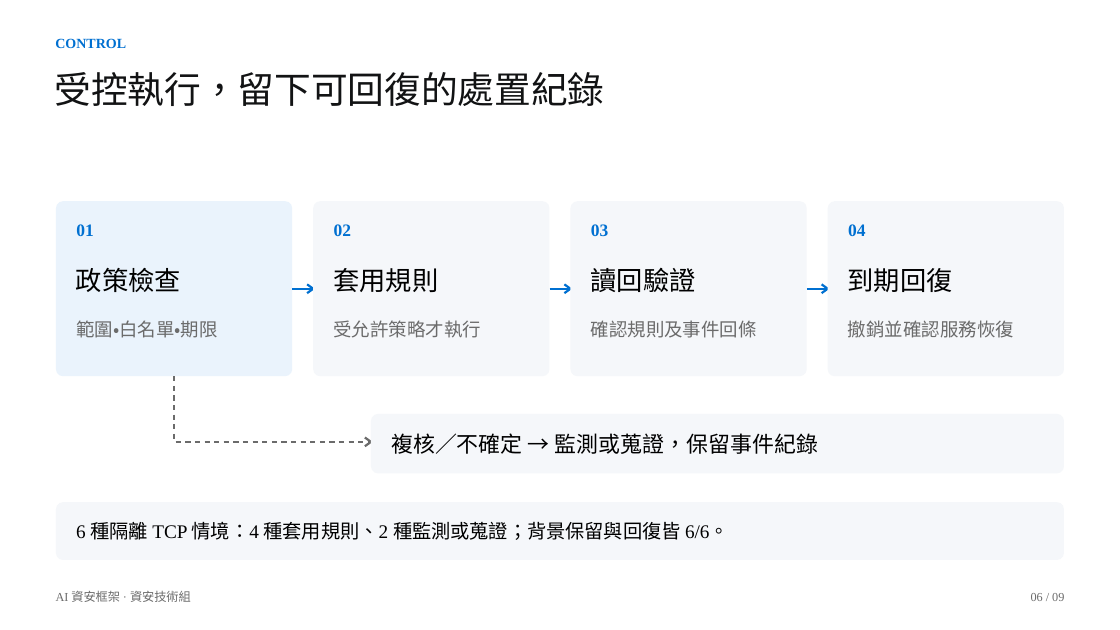
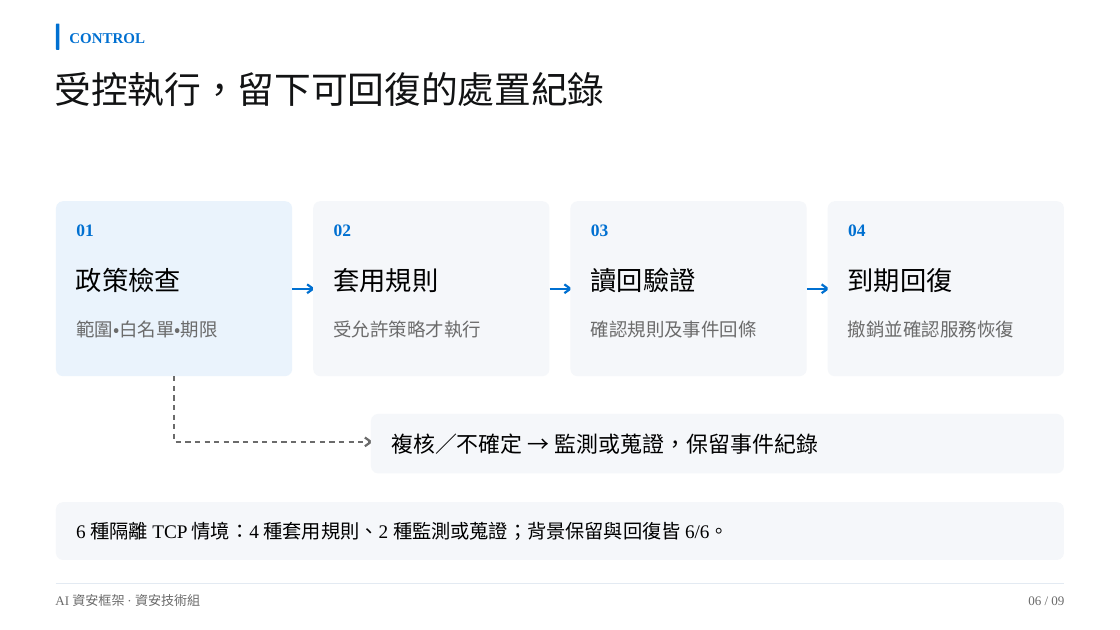
Before and after one commit to Lily09-project/innoserve-competition, a slide deck: slide 6 of deliverables/決賽簡報_AI資安框架.pptx. Drawn at 1120x630 pixels with LibreOffice and Linux fonts; fonts in the diff are those of the drawing. Boxes give left, top, right and bottom in pixels: in the first picture for what was removed or moved away, otherwise in the second. Text is boxed around its words. In the diff, an @@ line names an element or a change of style, - is before the commit and + after.

```diff
--- a/deliverables/決賽簡報_AI資安框架.pptx
+++ b/deliverables/決賽簡報_AI資安框架.pptx
@@ rounded rectangle added at <box>56,24,60,50</box>, fill #0070D1 @@
@@ text "CONTROL": place and size @@
-text "CONTROL" at <box>55,38,126,48</box>
+text "CONTROL" at <box>69,33,145,43</box>
@@ text "CONTROL" at <box>69,33,145,43</box>: size 12 to 12.8 pt @@
@@ text "AI 資安框架 · 資安技術組" at <box>55,594,200,606</box>: size 10.5 to 11.2 pt @@
@@ freeform shape added at <box>56,584,1065,585</box>, outline #E3EAF2 0.75 pt @@
@@ text "06 / 09" at <box>1028,596,1064,605</box>: size 10.5 to 11.2 pt @@
```
Also in this commit, not shown: 7 other slides changed, 4 slides added, 1 slide removed, 37 other files.
